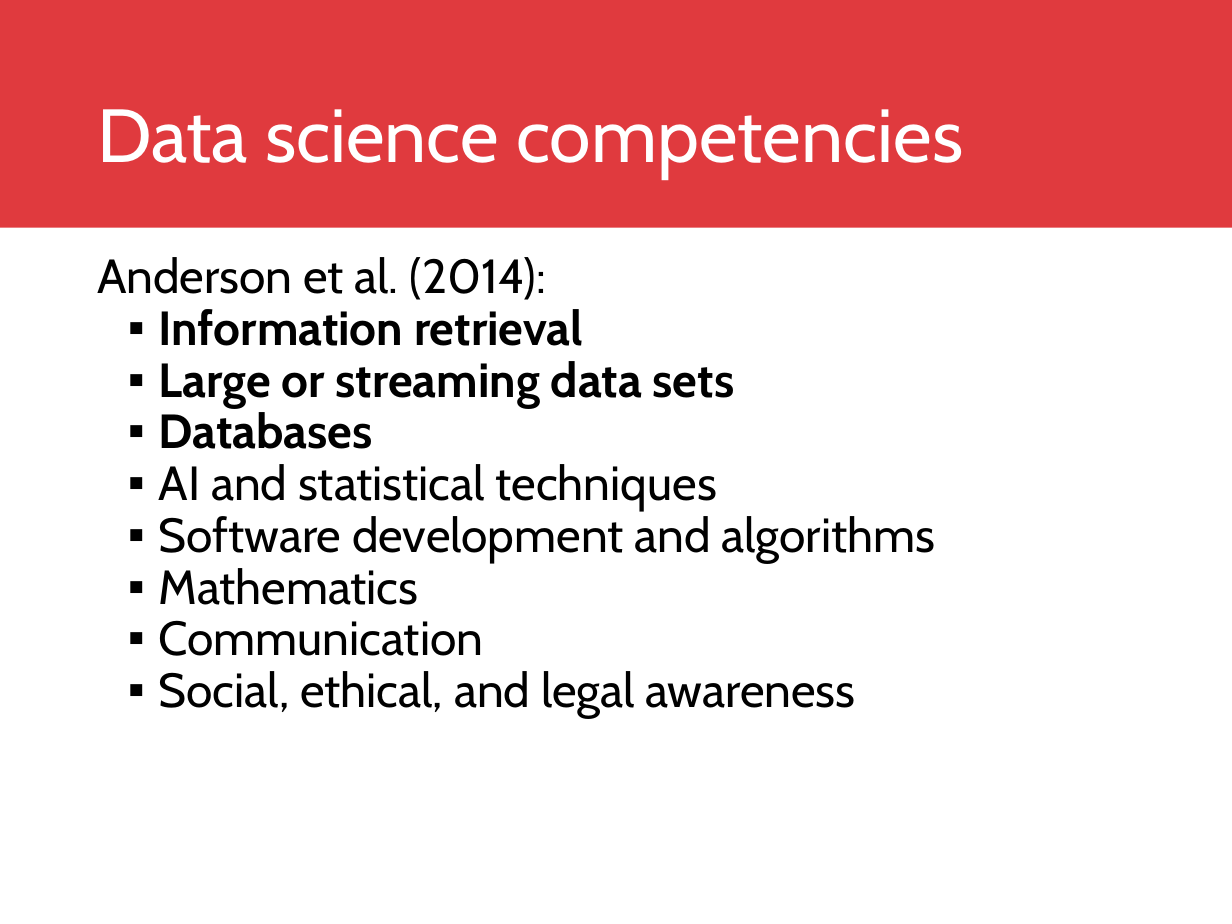
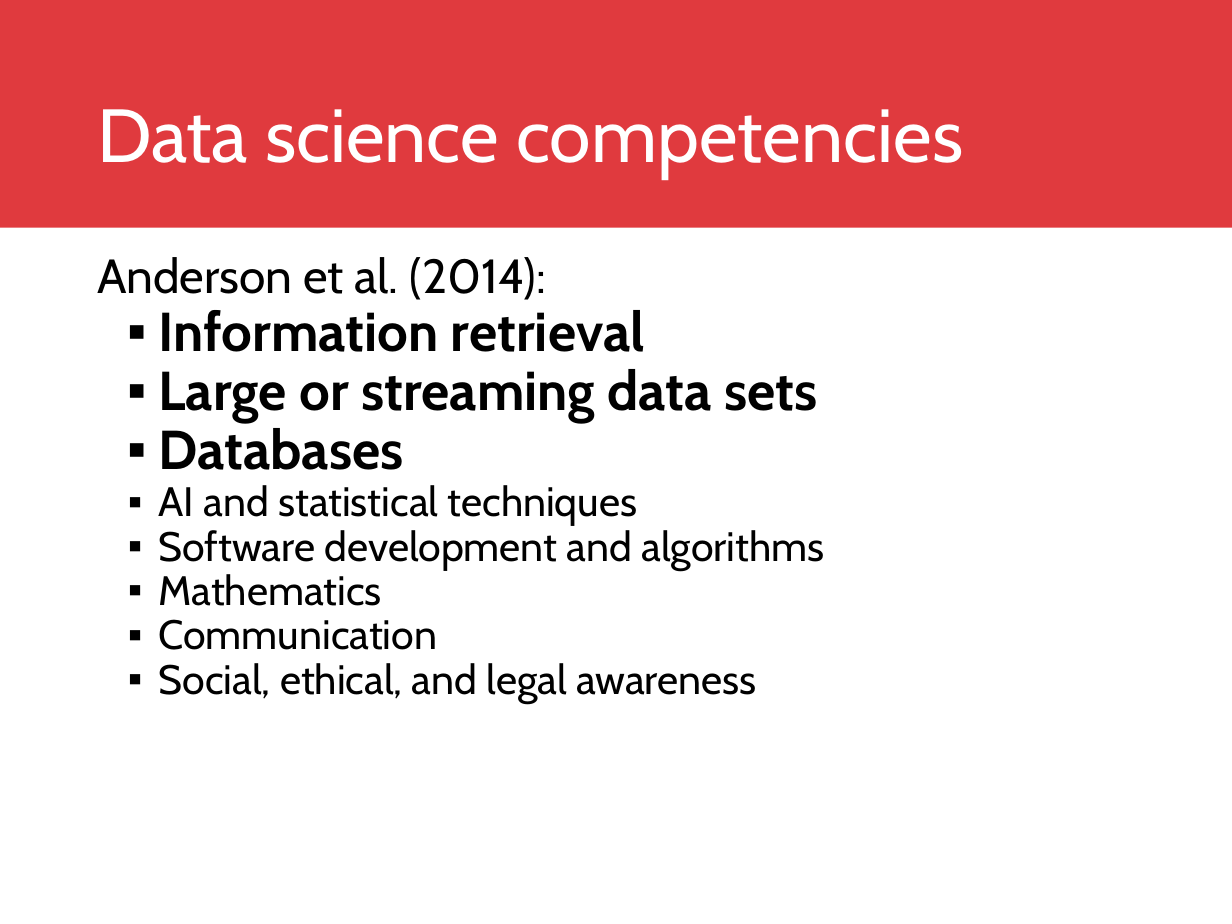
Before and after one commit to DreaJulca/streamvis-lecture, a slide deck: slide 5 of Visual Data Science.pptx. Drawn at 1232x924 pixels with LibreOffice and Linux fonts; fonts in the diff are those of the drawing; background and template pictures are left out. Boxes give left, top, right and bottom in pixels: in the first picture for what was removed or moved away, otherwise in the second. Text is boxed around its words. In the diff, an @@ line names an element or a change of style, - is before the commit and + after.

```diff
--- a/Visual Data Science.pptx
+++ b/Visual Data Science.pptx
@@ text at bbox=[159, 310, 824, 704]: size 28 to 32 pt in "Information retrieval", "Large or streaming data sets", "Databases"; size 28 to 24 pt in "AI and statistical techniques", "Software development and algorithms", "Mathematics", "Communication" and 1 more places @@
```
Also in this commit, not shown: 5 other slides changed, 2 slides added, 1 other file.
